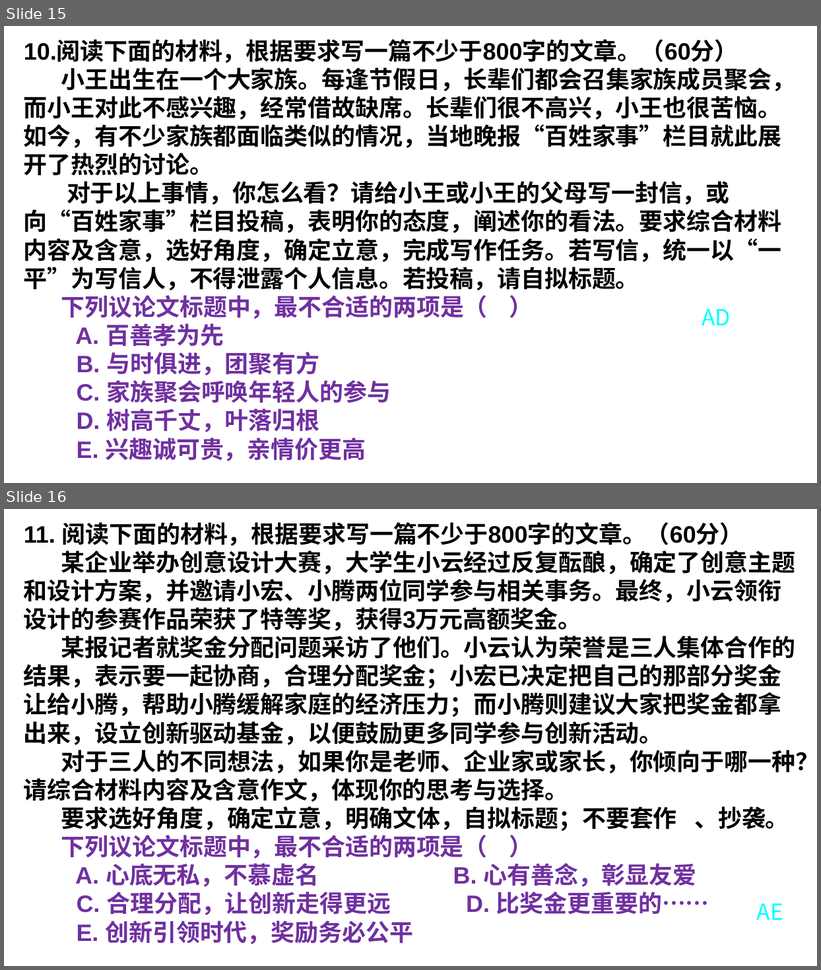
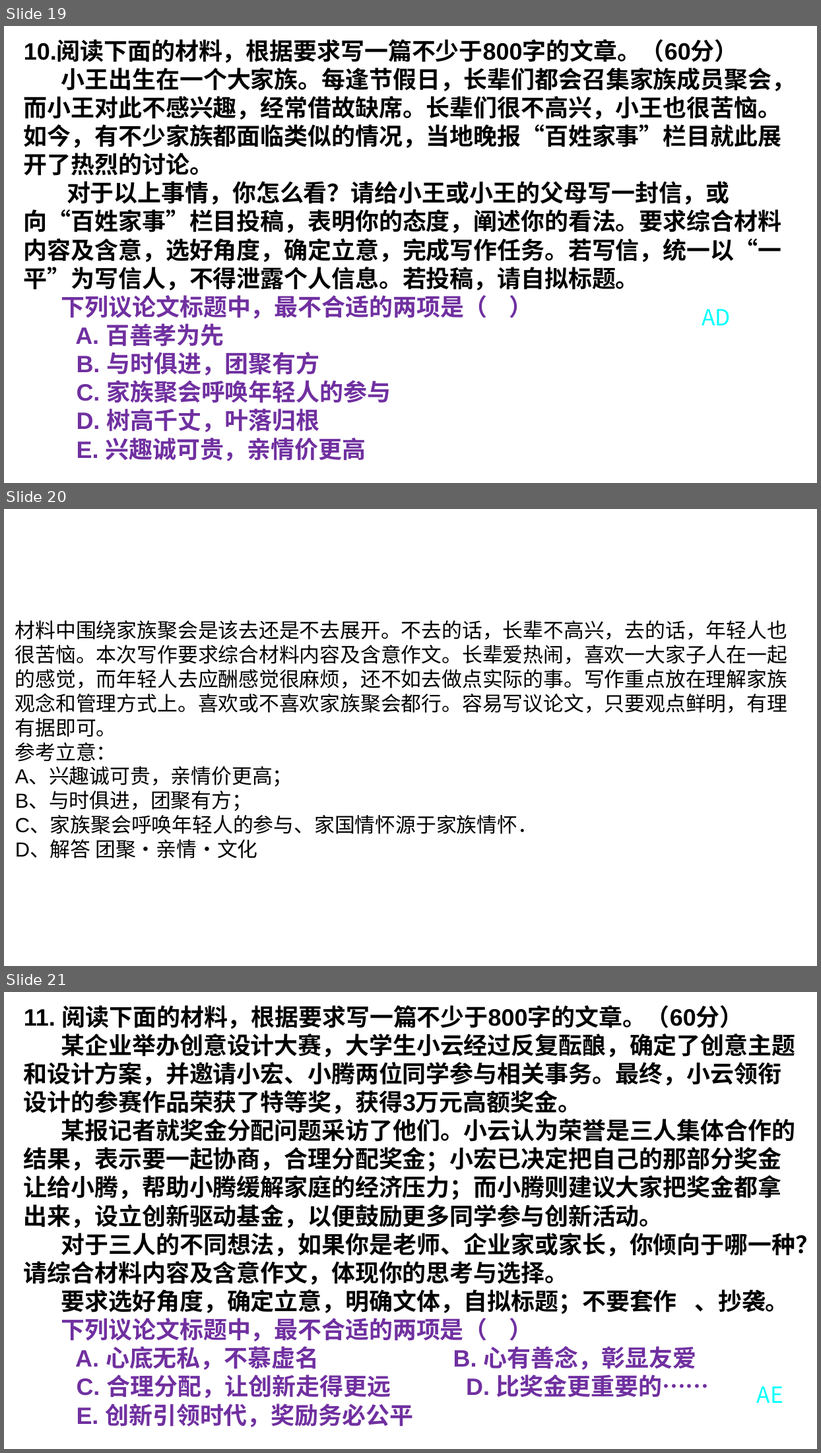
Before and after one commit to saddestboy/yuwen2, a slide deck: 湘语文任务驱动型时评作文拟题立意训练（选择题 ）.pptx. Shown one above the other, each under a label of ours: slides 15 and 16 before the commit, slides 19, 20 and 21 after it. The pictures are 821x970 and 821x1453 pixels, drawn with LibreOffice and Linux fonts; fonts in the diff are those of the drawing; background and template pictures are left out. Boxes give left, top, right and bottom in pixels: in the first picture for what was removed or moved away, otherwise in the second. Text is boxed around its words. In the diff, an @@ line names an element or a change of style, - is before the commit and + after.

```diff
--- a/湘语文任务驱动型时评作文拟题立意训练（选择题 ）.pptx
+++ b/湘语文任务驱动型时评作文拟题立意训练（选择题 ）.pptx
@@ slide 20 added at box(4, 509, 817, 966), background picture (left out) @@
@@ text added at box(15, 621, 787, 859), 24 pt, text #000000 @@
+材料中围绕家族聚会是该去还是不去展开。不去的话，长辈不高兴，去的话，年轻人也很苦恼。本次写作要求综合材料内容及含意作文。长辈爱热闹，喜欢一大家子人在一起的感觉，而年轻人去应酬感觉很麻烦，还不如去做点实际的事。写作重点放在理解家族观念和管理方式上。喜欢或不喜欢家族聚会都行。容易写议论文，只要观点鲜明，有理有据即可。
+参考立意：
+A、兴趣诚可贵，亲情价更高；
+B、与时俱进，团聚有方；
+C、家族聚会呼唤年轻人的参与、家国情怀源于家族情怀．
+D、解答 团聚•亲情•文化
@@ what was slide 15 is now slide 19 @@
@@ what was slide 16 is now slide 21 @@
```
Also in this commit, not shown: 9 other slides added, 1 other file.
